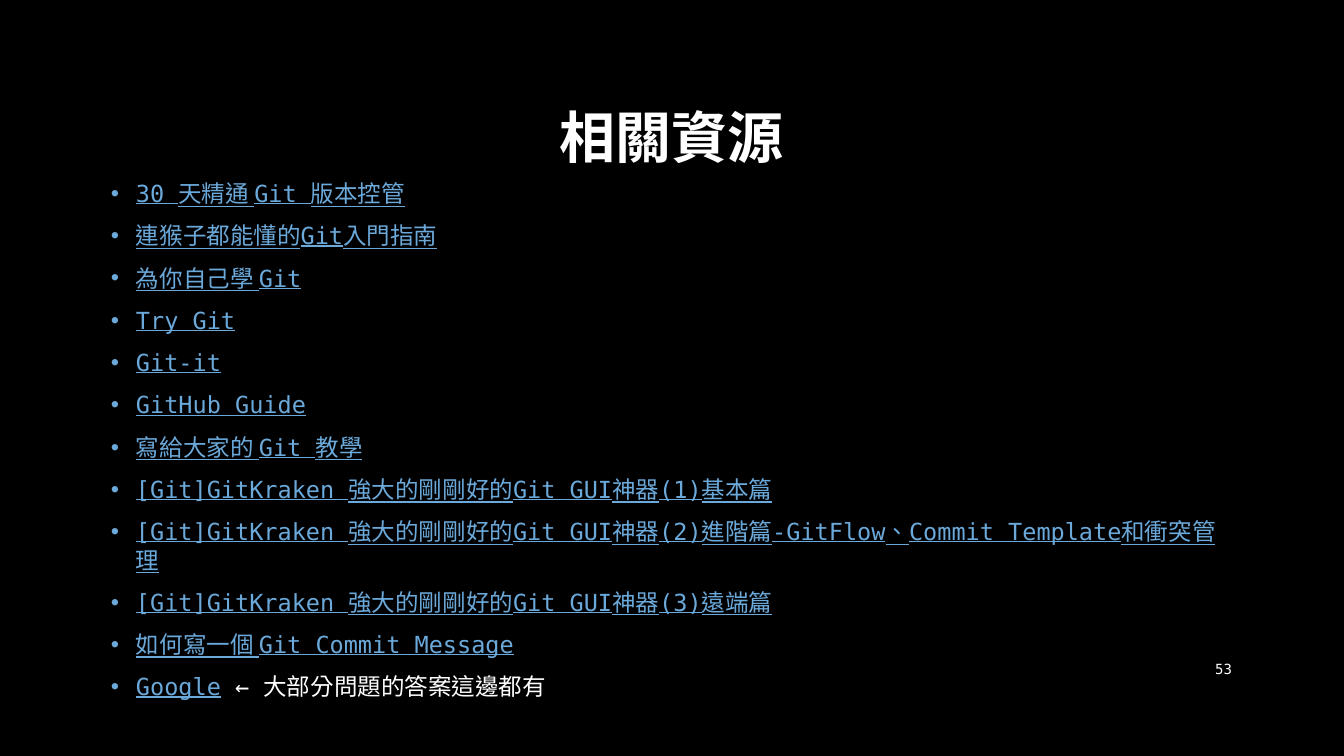
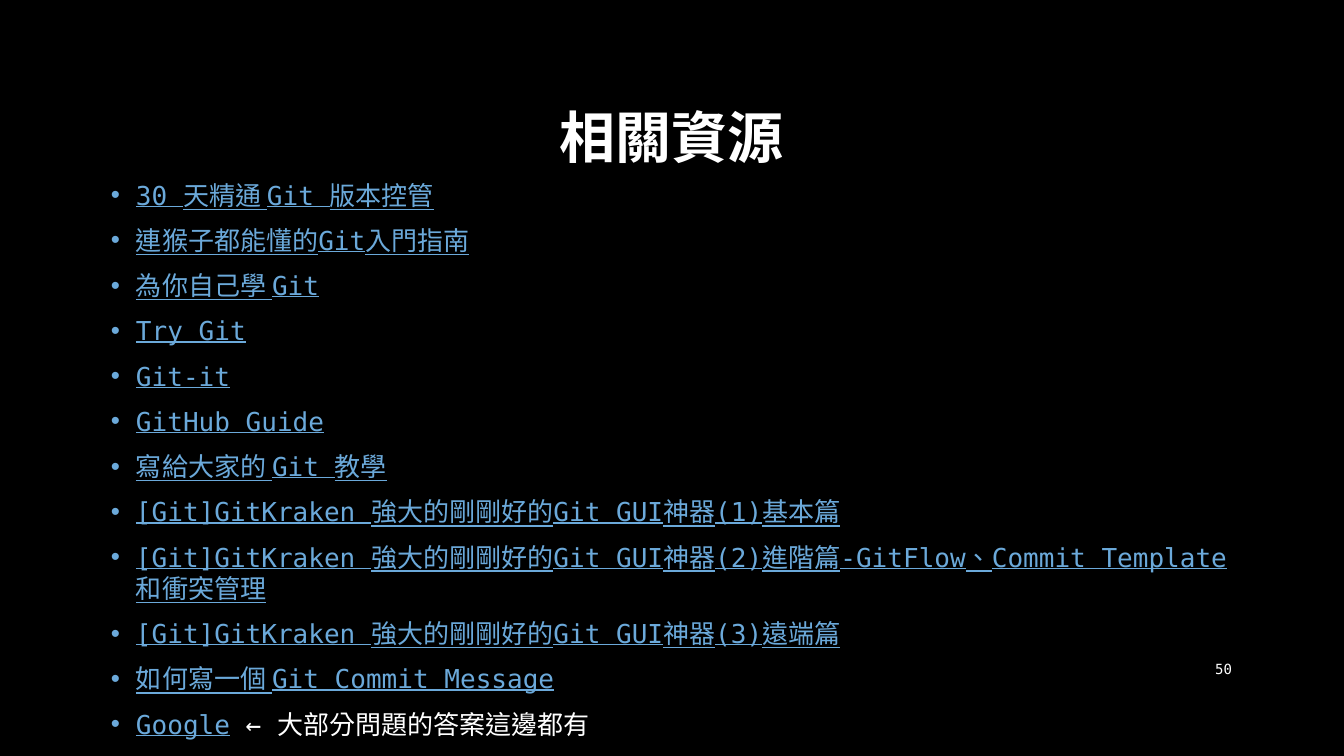
Before and after one commit to D0668083/BaseProject-Cpp, a slide deck: slide 50 of diagrams/Git 技術實務課程.pptx (slide 53 before the commit). Drawn at 1344x756 pixels with LibreOffice and Linux fonts; fonts in the diff are those of the drawing; background and template pictures are left out. Boxes give left, top, right and bottom in pixels: in the first picture for what was removed or moved away, otherwise in the second. Text is boxed around its words. In the diff, an @@ line names an element or a change of style, - is before the commit and + after.

```diff
--- a/diagrams/Git 技術實務課程.pptx
+++ b/diagrams/Git 技術實務課程.pptx
@@ text "30 天精通 Git 版本控管" at <box>136,183,1086,739</box>: size 16.8 to 18.6 pt @@
@@ page number at <box>1215,663,1232,675</box>: text changed @@
-53
+50
```
Also in this commit, not shown: 3 slides removed.
